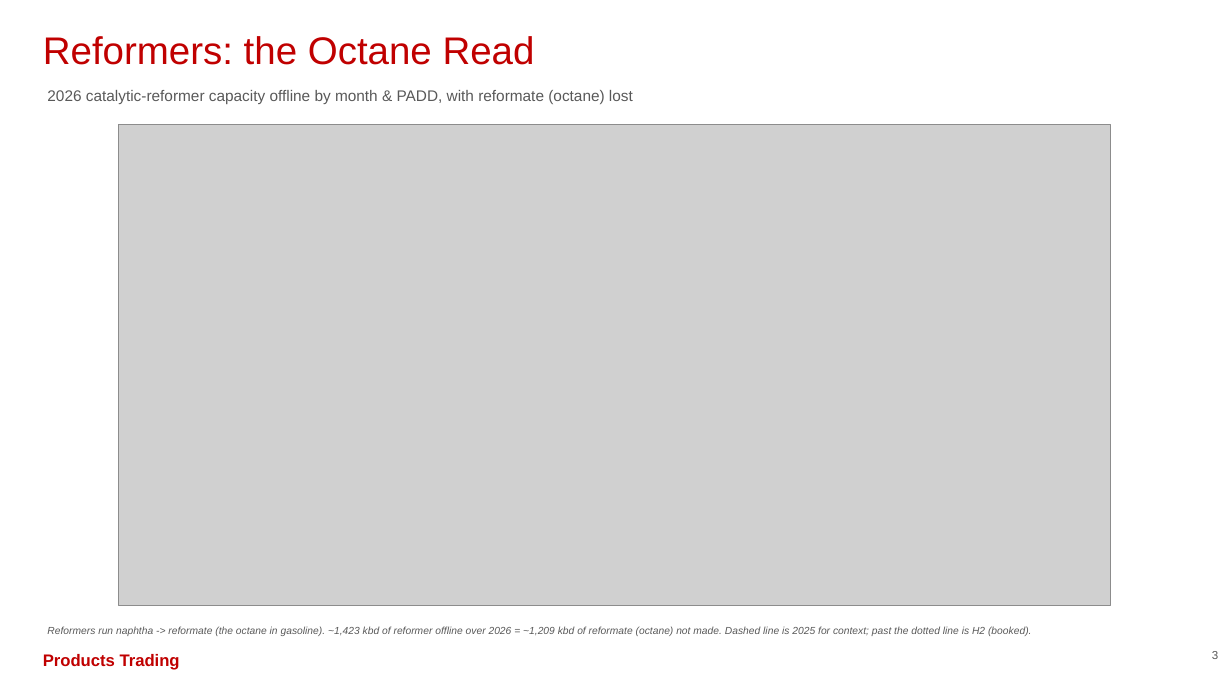
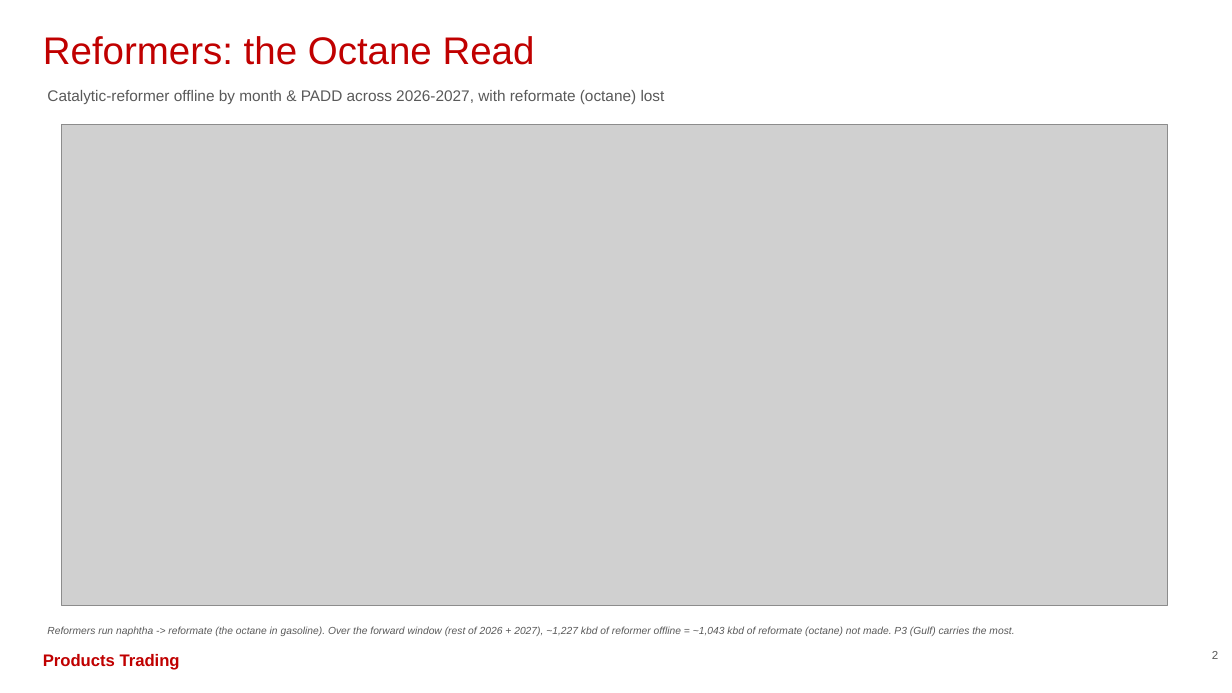
Before and after one commit to HoldenCole/Outages-script, a slide deck: slide 3 of output/outage_deck_naphtha.pptx (slide 4 before the commit). Drawn at 1232x693 pixels with LibreOffice and Linux fonts; fonts in the diff are those of the drawing; grey boxes stand for pictures. Boxes give left, top, right and bottom in pixels: in the first picture for what was removed or moved away, otherwise in the second. Text is boxed around its words. In the diff, an @@ line names an element or a change of style, - is before the commit and + after.

```diff
--- a/output/outage_deck_naphtha.pptx
+++ b/output/outage_deck_naphtha.pptx
@@ text at <box>47,90,665,104</box>: text changed @@
-2026 catalytic-reformer capacity offline by month & PADD, with reformate (octane) lost
+Catalytic-reformer offline by month & PADD across 2026-2027, with reformate (octane) lost
@@ picture: place and size @@
-picture at <box>118,125,1111,605</box>
+picture at <box>62,125,1168,605</box>
@@ text at <box>47,626,1014,636</box>: text changed @@
-Reformers run naphtha -> reformate (the octane in gasoline). ~1,423 kbd of reformer offline over 2026 = ~1,209 kbd of reformate (octane) not made. Dashed line is 2025 for context; past the dotted line is H2 (booked).
+Reformers run naphtha -> reformate (the octane in gasoline). Over the forward window (rest of 2026 + 2027), ~1,227 kbd of reformer offline = ~1,043 kbd of reformate (octane) not made. P3 (Gulf) carries the most.
```
Also in this commit, not shown: 7 other slides changed, 5 other files.
